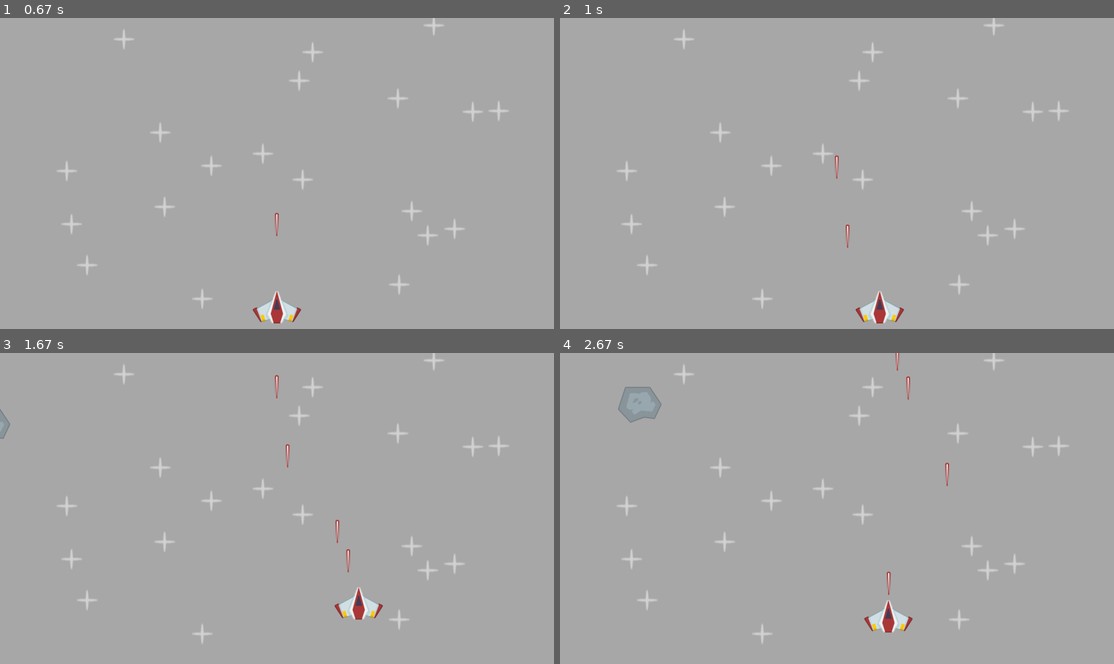
Above: before the commit, frames 1-4 (two rows, left to right).
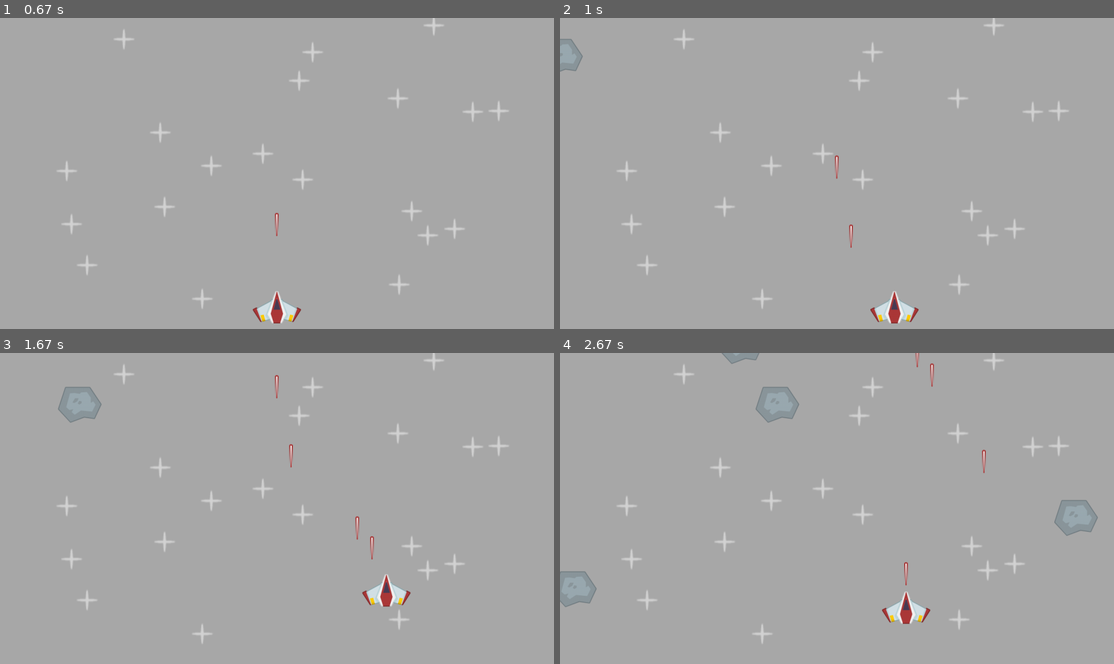
Above: after the commit, the same moments.

Repository: Siddhartha404/Pygame_projects
Game: pygame game, started from Space-Invaders/main.py
Two runs of this game, one before a commit and one after it. Both use one fixed random seed, a clock stepped at 60 frames per second and the inputs below.
Inputs:
- Up to frame 1 (0.67 s): tap Space at 0.33 s
- Up to frame 2 (1 s): hold Right from 0.67 s (still down); tap Space at 0.73 s
- Up to frame 3 (1.67 s): tap Space at 1.03, 1.23, 1.57 s; release Right at 1.13 s; hold Up 1.17-1.47 s; hold Right from 1.5 s (still down)
- Up to frame 4 (2.67 s): tap Space at 1.87, 2.07, 2.37, 2.63 s; release Right at 1.97 s; hold Left 2-2.53 s; hold Down from 2.57 s (still down)

Frame 1 is identical in both runs. In frame 2, 0.9% of the frame differs, in the area x 0-65%, y 6-99%; in frame 3, 1.7%; in frame 4, 2.8%, in the area x 0-98%, y 0-90%.

Commit message:
added collision detection

Diff:
--- a/Space-Invaders/main.py
+++ b/Space-Invaders/main.py
@@ -19,7 +19,7 @@
         self.image = img
         self.rect = self.image.get_frect(center=(WINDOW_WIDTH/2, WINDOW_HEIGHT-50))
         self.direction = pygame.math.Vector2(1,1)
-        self.speed = 300
+        self.speed = 400
 
         #laser cooldown
         self.can_shoot = True
@@ -44,10 +44,11 @@
         recent_keys = pygame.key.get_just_pressed()
         if recent_keys[pygame.K_SPACE] and self.can_shoot:
             laser_pos = self.rect.midtop
-            Laser(all_sprite, laser_img, laser_pos )
+            Laser((all_sprite,laser_sprites), laser_img, laser_pos )
             self.can_shoot = False
             self.shoot_time = pygame.time.get_ticks()
         self.laser_timer()
+
 
 
 class Star(pygame.sprite.Sprite):
@@ -88,6 +89,8 @@
 
 #for sprites
 all_sprite = pygame.sprite.Group()
+Meteor_sprites = pygame.sprite.Group()
+laser_sprites = pygame.sprite.Group()
 for i in range(20):
     Star(all_sprite, star_img)
 
@@ -95,8 +98,14 @@
 
 #custom events
 meteor_event = pygame.event.custom_type()
-pygame.time.set_timer(meteor_event, 1000)
+pygame.time.set_timer(meteor_event, 500)
 
+#check for collision
+def collision():
+    for laser in laser_sprites:
+        collisions = pygame.sprite.spritecollide(laser, Meteor_sprites, True)
+        if collisions:
+            laser.kill()
 #Main loop
 while running:
     dt = clock.tick() / 1000
@@ -106,14 +115,12 @@
         if event.type == pygame.QUIT:
             running = False
         if event.type == meteor_event:
-            Meteor(all_sprite, metero_img)
+            Meteor((Meteor_sprites,all_sprite), metero_img)
+
     all_sprite.update(dt)
-
+    collision()
     #drawing the screen
     screen.fill("darkgray")
-
-    # if key[pygame.K_SPACE]:
-    #     print("laser")
     all_sprite.draw(screen)
 
     pygame.display.update()
